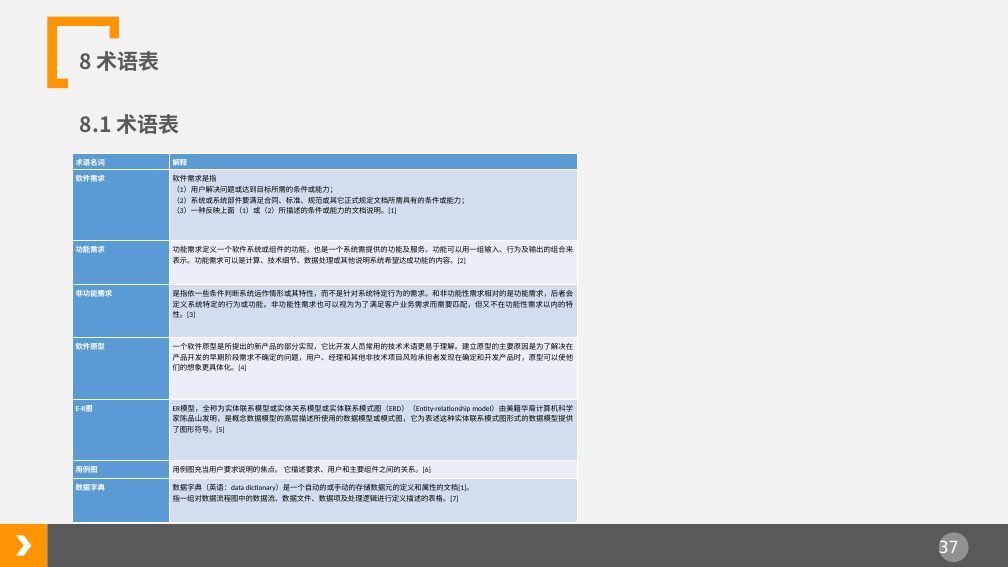
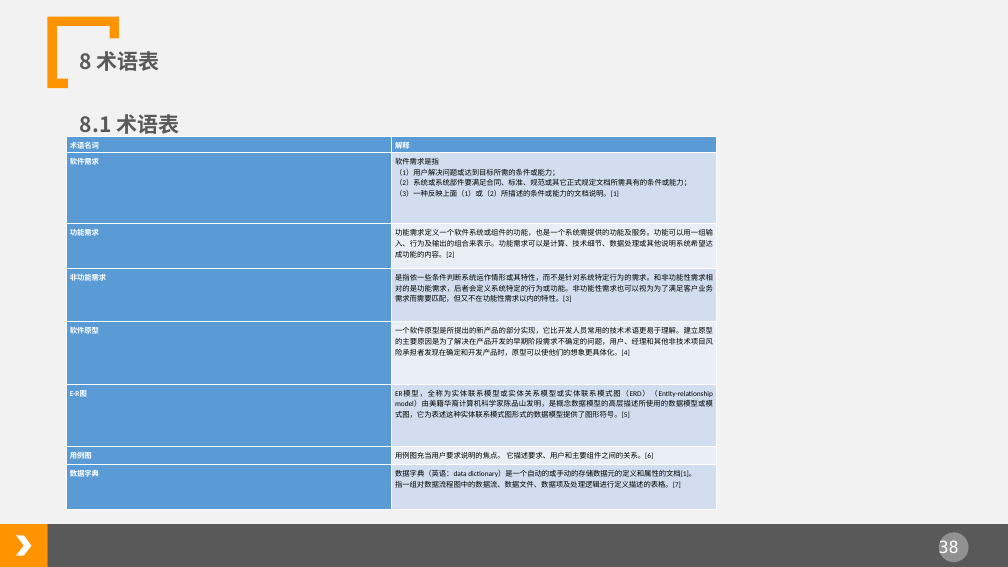
Before and after one commit to tzy502/G16, a slide deck: slide 38 of 需求规格说明书/软件需求规格说明书.ppt (slide 37 before the commit). Drawn at 1008x567 pixels with LibreOffice and Linux fonts; fonts in the diff are those of the drawing. Boxes give left, top, right and bottom in pixels: in the first picture for what was removed or moved away, otherwise in the second. Text is boxed around its words. In the diff, an @@ line names an element or a change of style, - is before the commit and + after.

```diff
--- a/需求规格说明书/软件需求规格说明书.ppt
+++ b/需求规格说明书/软件需求规格说明书.ppt
@@ table: place and size @@
-table at [72, 153, 577, 515]
+table at [66, 136, 716, 501]
@@ page number at [939, 540, 959, 558]: text changed @@
-37
+38
```
Also in this commit, not shown: 14 other slides changed, 2 slides added, 1 slide removed, 11 other files.
